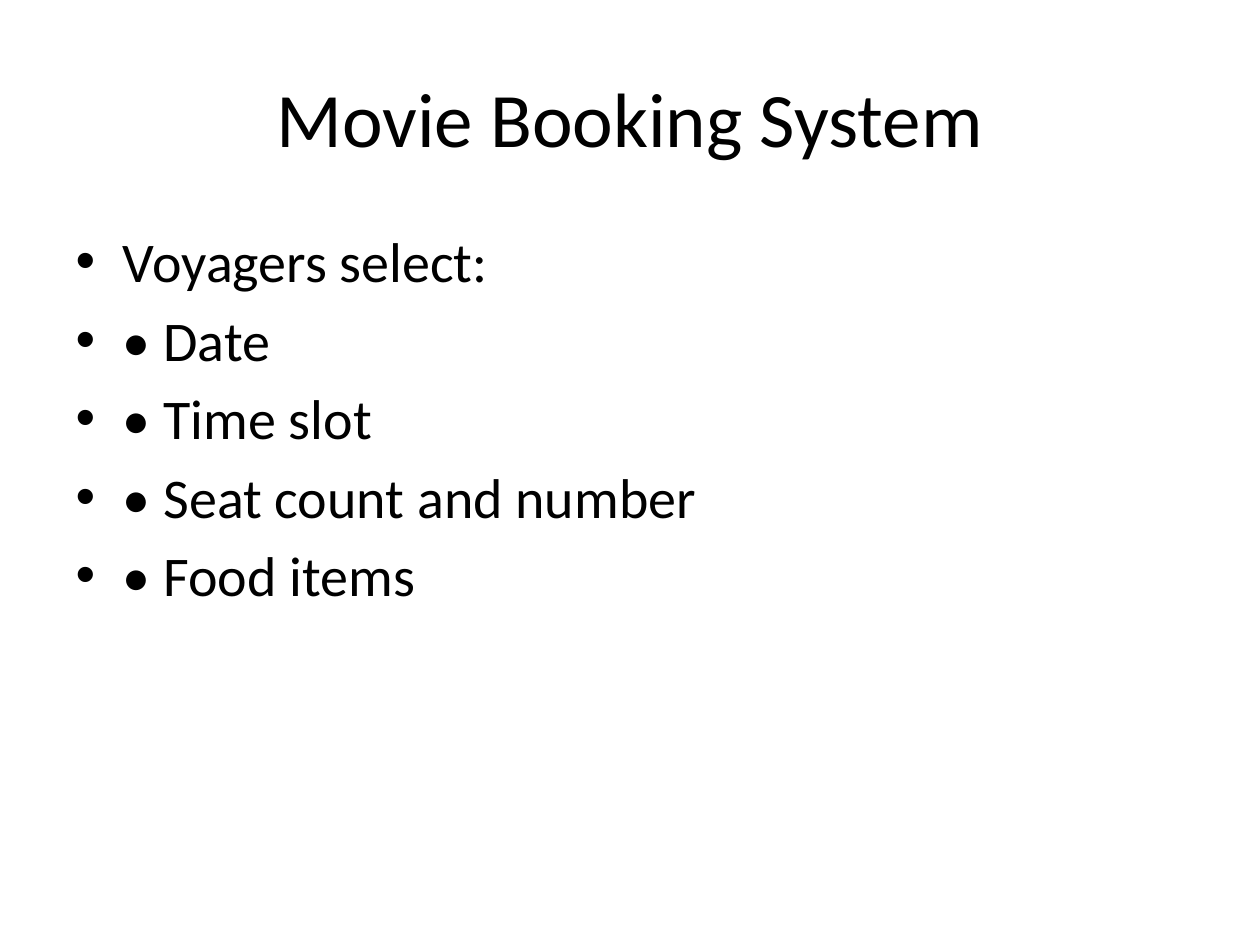
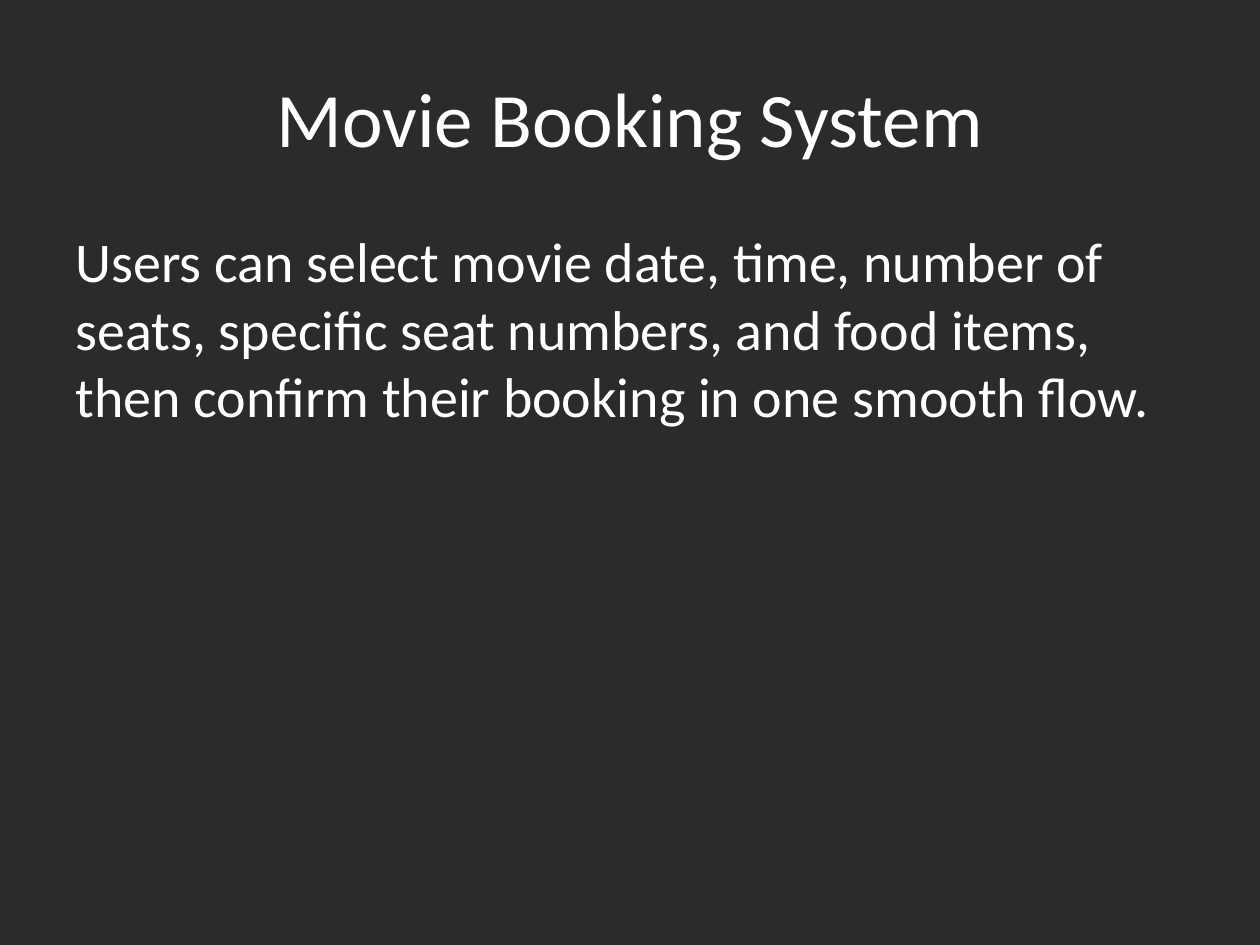
Before and after one commit to Debadrita-rgb/Cruise-Management, a slide deck: slide 8 of presentation/Aurelia_Cruise_Project_Presentation.pptx (slide 16 before the commit). Drawn at 1260x945 pixels with LibreOffice and Linux fonts; fonts in the diff are those of the drawing; background and template pictures are left out; a plain dark background stands for a picture behind light text. Boxes give left, top, right and bottom in pixels: in the first picture for what was removed or moved away, otherwise in the second. Text is boxed around its words. In the diff, an @@ line names an element or a change of style, - is before the commit and + after.

```diff
--- a/presentation/Aurelia_Cruise_Project_Presentation.pptx
+++ b/presentation/Aurelia_Cruise_Project_Presentation.pptx
@@ background #FFFFFF to picture (left out) @@
@@ title "Movie Booking System" at (276, 93, 983, 161): text colour #000000 to #FFFFFF @@
@@ text at (76, 243, 1149, 427): text changed; text colour #000000 to #FFFFFF @@
-• Voyagers select:
-• • Date
-• • Time slot
-• • Seat count and number
-• • Food items
+Users can select movie date, time, number of seats, specific seat numbers, and food items, then confirm their booking in one smooth flow.
```
Also in this commit, not shown: 23 other slides changed, 11 slides added, 1 slide removed, 30 other files.
